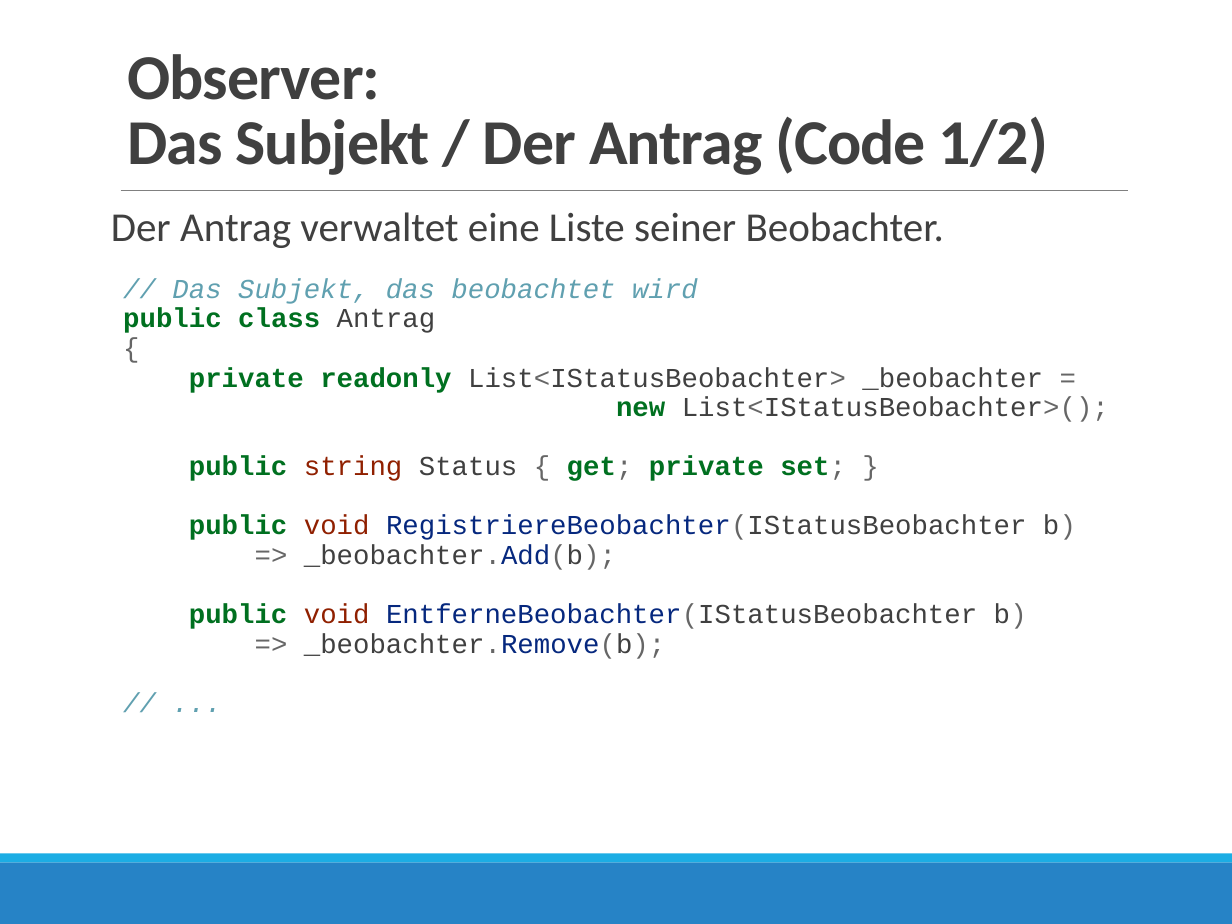
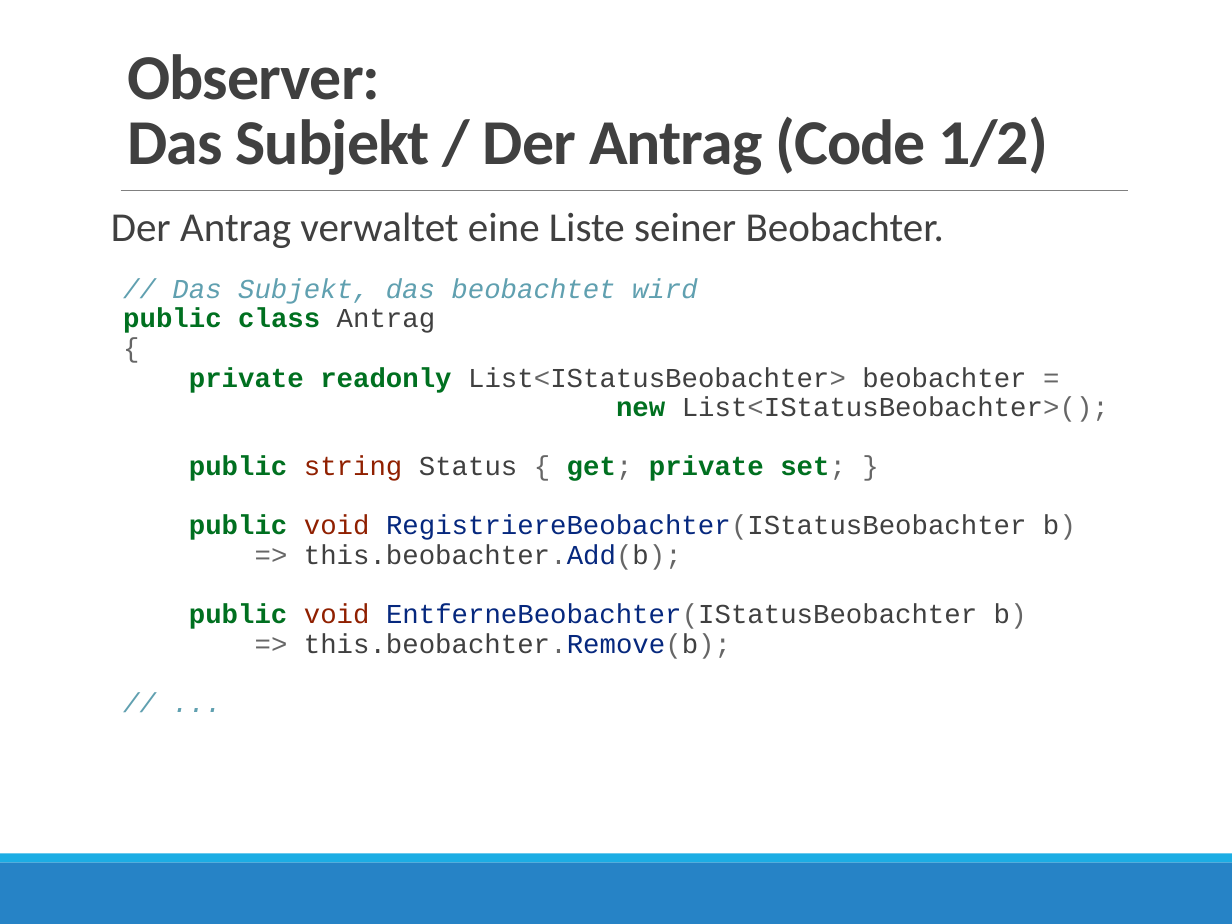
Before and after one commit to borleias/VIB_OOP_Neuplanung, a slide deck: slide 21 of Woche_3_DesignPatterns_II/03_Design_Patterns_II_v01.pptx (slide 20 before the commit). Drawn at 1232x924 pixels with LibreOffice and Linux fonts; fonts in the diff are those of the drawing. Boxes give left, top, right and bottom in pixels: in the first picture for what was removed or moved away, otherwise in the second. Text is boxed around its words. In the diff, an @@ line names an element or a change of style, - is before the commit and + after.

```diff
--- a/Woche_3_DesignPatterns_II/03_Design_Patterns_II_v01.pptx
+++ b/Woche_3_DesignPatterns_II/03_Design_Patterns_II_v01.pptx
@@ text at (123, 279, 1109, 659): text changed @@
-// Das Subjekt, das beobachtet wird
-public class Antrag
-{
-private readonly List<IStatusBeobachter> _beobachter =
-new List<IStatusBeobachter>();
-public string Status { get; private set; }
-public void RegistriereBeobachter(IStatusBeobachter b)
-=> _beobachter.Add(b);
-public void EntferneBeobachter(IStatusBeobachter b)
-=> _beobachter.Remove(b);
-// ...
+// Das Subjekt, das beobachtet wird
+public class Antrag
+{
+private readonly List<IStatusBeobachter> beobachter =
+new List<IStatusBeobachter>();
+public string Status { get; private set; }
+public void RegistriereBeobachter(IStatusBeobachter b)
+=> this.beobachter.Add(b);
+public void EntferneBeobachter(IStatusBeobachter b)
+=> this.beobachter.Remove(b);
+// ...
```
Also in this commit, not shown: 6 other slides changed, 3 slides added, 1 slide removed, 15 other files.
